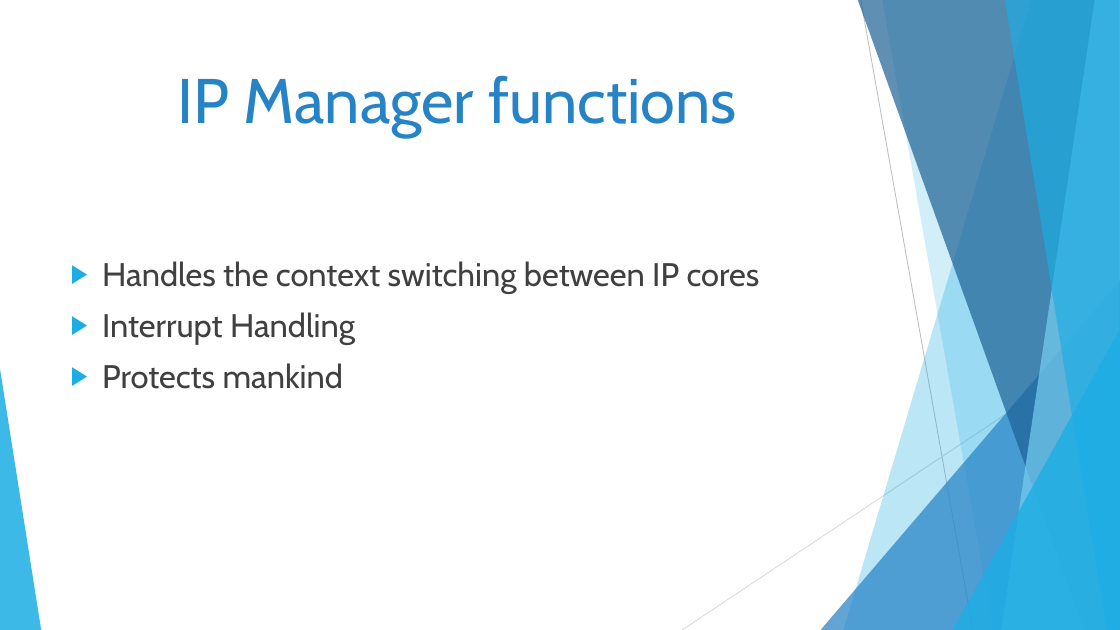
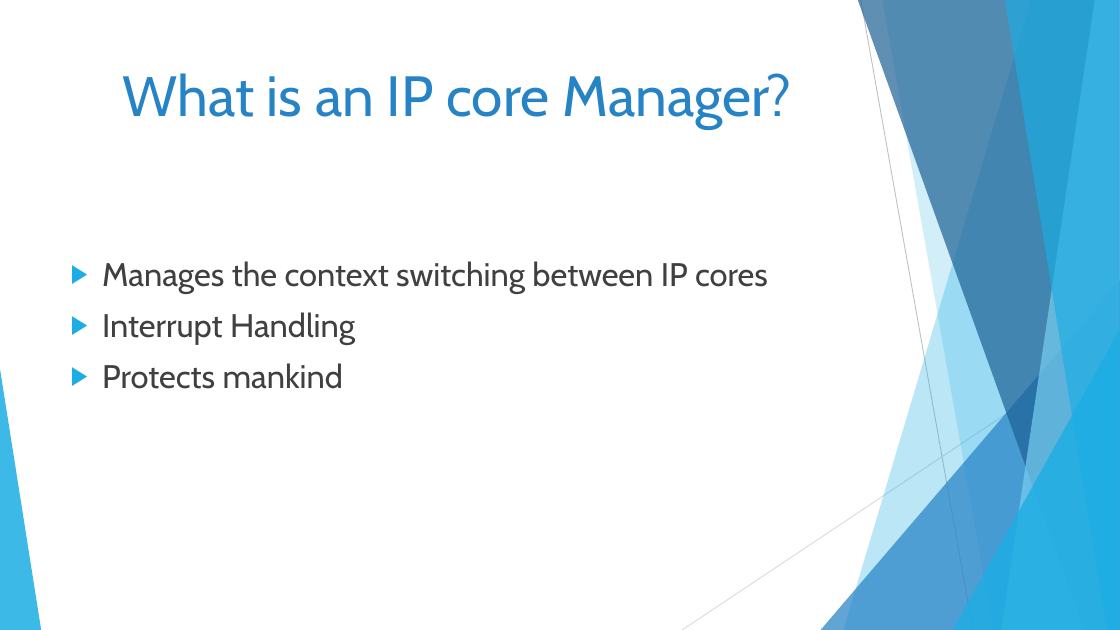
Before and after one commit to Garolla/IPMANAGER, a slide deck: slide 4 of slides/1-Emanuele-Introduction.pptx (slide 5 before the commit). Drawn at 1120x630 pixels with LibreOffice and Linux fonts; fonts in the diff are those of the drawing. Boxes give left, top, right and bottom in pixels: in the first picture for what was removed or moved away, otherwise in the second. Text is boxed around its words. In the diff, an @@ line names an element or a change of style, - is before the commit and + after.

Commit message:
Final presentation Ema

```diff
--- a/slides/1-Emanuele-Introduction.pptx
+++ b/slides/1-Emanuele-Introduction.pptx
@@ title at [123, 73, 791, 129]: text changed; size 54 to 48.6 pt @@
-IP Manager functions
+What is an IP core Manager?
@@ text at [102, 261, 768, 294]: text changed @@
-▶ Handles the context switching between IP cores
+▶ Manages the context switching between IP cores
```
Also in this commit, not shown: 3 slides removed.
